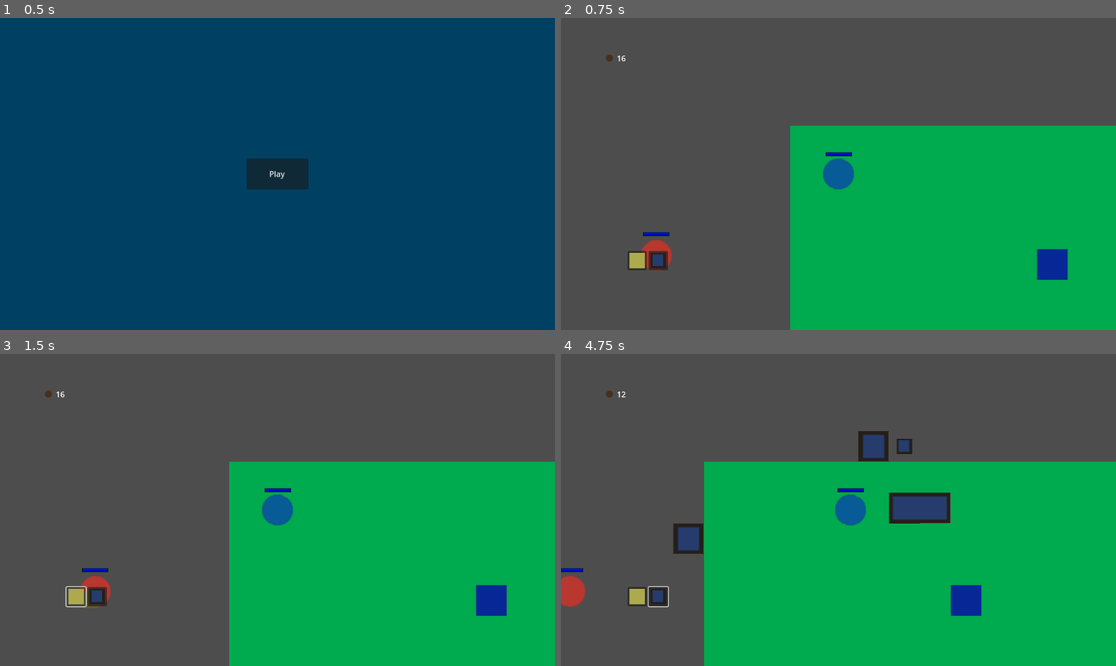
Above: before the commit, frames 1-4 (two rows, left to right).
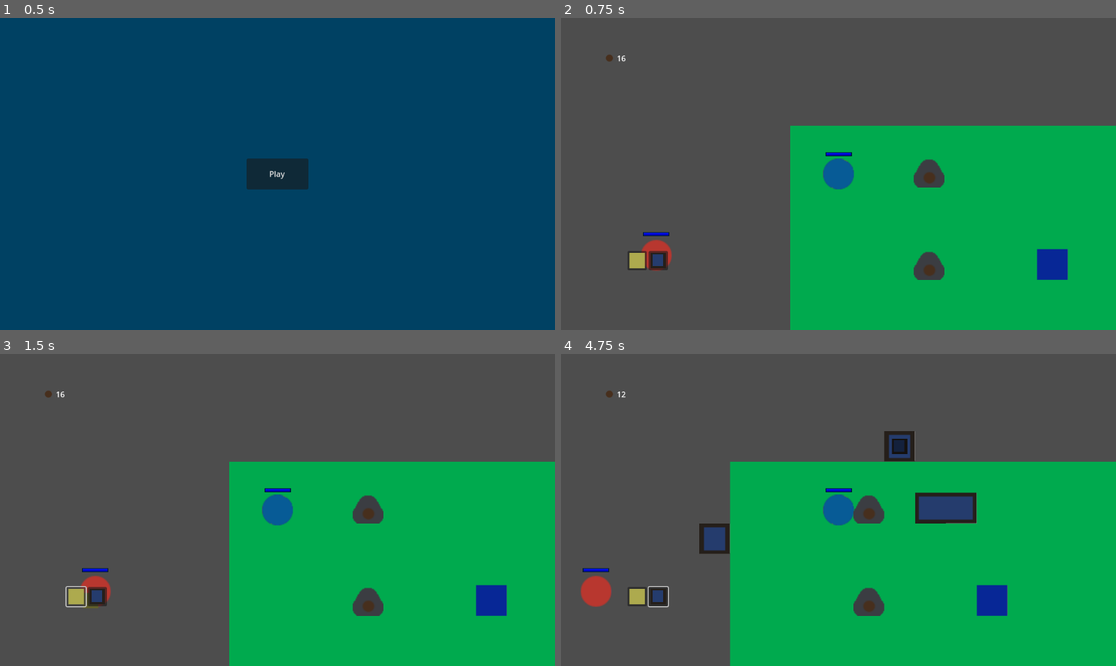
Above: after the commit, the same moments.

Repository: Schmo103/Euclid
Game: Godot game, scene res://menu/menu.tscn
The game is run twice, just before and just after one commit, with the same random seed, the same clock (stepped at 60 frames per second) and the same inputs.
Inputs (mouse positions are in pixels of both pictures, inside the frame that each line leads up to):
- Up to frame 1 (0.5 s): no input
- Up to frame 2 (0.75 s): click "Play" at 0.5 s
- Up to frame 3 (1.5 s): click (77, 597) at 1.25 s
- Up to frame 4 (4.75 s): click (660, 597) at 2 s; tap Enter at 2.75 s; move the mouse to (960, 494) at 2.77 s; press the mouse at (960, 494) at 2.78 s; hold D (player_right) 2.78-3.5 s; release the mouse at (960, 494) at 3.5 s; drag from (727, 525) to (960, 506) at 3.52 s; move the mouse to (894, 441) at 4.27 s; press the mouse at (894, 441) at 4.28 s; hold D (player_right) from 4.28 s (still down)

Frame 1 is identical in both runs. In frame 2, 0.8% of the frame differs, in the area x 63-70%, y 45-84%; in frame 3, 0.8%; in frame 4, 8.6%, in the area x 0-81%, y 24-100%.

Commit message:
Farms now use range

Diff:
--- a/Euclid/art/filler_tileset.tres
+++ b/Euclid/art/filler_tileset.tres
@@ -17,7 +17,7 @@
 0:0/0 = 0
 0:0/0/physics_layer_0/linear_velocity = Vector2(0, 0)
 0:0/0/physics_layer_0/angular_velocity = 0.0
-0:0/0/custom_data_0 = "filler"
+0:0/0/custom_data_0 = "wood"
 1:0/0 = 0
 1:0/0/physics_layer_0/linear_velocity = Vector2(0, 0)
 1:0/0/physics_layer_0/angular_velocity = 0.0
--- a/Euclid/building_system/build_manager.gd
+++ b/Euclid/building_system/build_manager.gd
@@ -126,6 +126,7 @@
 	if tower_to_be_built.use_custom_can_build:
 		build_icon.set_message(tower_to_be_built.custom_can_build_message)
 		return tower_to_be_built.can_build(bodies, pos_to_tile(build_icon.position))
+#		return tower_to_be_built.can_build(bodies, pos_to_tile(get_mouse_position())
 	else:
 		return bodies.size() == 0
 
--- a/Euclid/building_system/building_gui/commodity_display.tscn
+++ b/Euclid/building_system/building_gui/commodity_display.tscn
@@ -1,7 +1,7 @@
 [gd_scene load_steps=3 format=3 uid="uid://c8g86kwn61fu3"]
 
 [ext_resource type="Script" path="res://building_system/building_gui/commodity_display.gd" id="1_x5yaa"]
-[ext_resource type="Texture2D" uid="uid://cbwiro87ui3ce" path="res://art/filler_resource.png" id="2_rl5ub"]
+[ext_resource type="Texture2D" uid="uid://cbwiro87ui3ce" path="res://art/filler_commoditys/wood.png" id="2_rl5ub"]
 
 [node name="CommodityDisplay" type="HBoxContainer"]
 script = ExtResource("1_x5yaa")
--- a/Euclid/enemies/standard/standard_enemy.gd
+++ b/Euclid/enemies/standard/standard_enemy.gd
@@ -14,6 +14,8 @@
 	set_destination()
 
 
+func _process(_delta):
+	z_index = ((position - GameState.real_tile_size / 2).snapped(GameState.real_tile_size) / GameState.real_tile_size).y
 
 
 func _integrate_forces(s : PhysicsDirectBodyState2D) -> void:
--- a/Euclid/enemies/standard/standard_enemy.tscn
+++ b/Euclid/enemies/standard/standard_enemy.tscn
@@ -4,8 +4,9 @@
 [ext_resource type="Texture2D" uid="uid://cm6vuj2ilkpwa" path="res://art/filler_art_spritesheet.png" id="2_xduw2"]
 [ext_resource type="PackedScene" uid="uid://o4hvytrvebhl" path="res://player/health_display.tscn" id="3_yqmvh"]
 
-[sub_resource type="CircleShape2D" id="CircleShape2D_4mtmw"]
-radius = 31.0
+[sub_resource type="CapsuleShape2D" id="CapsuleShape2D_3xlfo"]
+radius = 20.0
+height = 62.0
 
 [node name="StandardEnemy" type="RigidBody2D" node_paths=PackedStringArray("health_display", "nav_agent")]
 collision_layer = 5
@@ -26,7 +27,9 @@
 frame = 5
 
 [node name="CollisionShape2D" type="CollisionShape2D" parent="."]
-shape = SubResource("CircleShape2D_4mtmw")
+position = Vector2(0, 12)
+rotation = 1.5708
+shape = SubResource("CapsuleShape2D_3xlfo")
 
 [node name="HealthDisplay" parent="." instance=ExtResource("3_yqmvh")]
 offset_left = -28.0
--- a/Euclid/game_state/game_state.gd
+++ b/Euclid/game_state/game_state.gd
@@ -1,5 +1,7 @@
 class_name GameStateData
 extends Node
+
+signal set_up_commodities
 
 #the commoditys in the game
 @export var commoditys : Array[Commodity]
--- a/Euclid/game_state/game_state.tscn
+++ b/Euclid/game_state/game_state.tscn
@@ -1,11 +1,11 @@
 [gd_scene load_steps=5 format=3 uid="uid://brk4bq6a2nepe"]
 
 [ext_resource type="Script" path="res://game_state/game_state.gd" id="1_nxrfd"]
-[ext_resource type="Resource" uid="uid://dqamfeee8l6uc" path="res://resources/commodity_resources/filler_resource.tres" id="2_m72g1"]
+[ext_resource type="Resource" uid="uid://diebxvj5e76cf" path="res://resources/commodity_resources/wood.tres" id="2_ueqtt"]
 [ext_resource type="Resource" uid="uid://dclus14rfvurj" path="res://resources/tower_resources/farm_tower_stats.tres" id="3_32cx0"]
 [ext_resource type="Resource" uid="uid://j1os3ev6vbmi" path="res://resources/tower_resources/wall.tres" id="4_xp82c"]
 
 [node name="GameState" type="Node"]
 script = ExtResource("1_nxrfd")
-commoditys = Array[Resource("res://resource_scripts/commodity.gd")]([ExtResource("2_m72g1")])
+commoditys = Array[Resource("res://resource_scripts/commodity.gd")]([ExtResource("2_ueqtt")])
 towers = Array[Resource("res://resource_scripts/tower_stats.gd")]([ExtResource("3_32cx0"), ExtResource("4_xp82c")])
--- a/Euclid/player/player.gd
+++ b/Euclid/player/player.gd
@@ -5,6 +5,9 @@
 var max_speed := 13000
 
 var lv : Vector2 = Vector2.ZERO
+
+func _process(_delta):
+	z_index = ((position - GameState.real_tile_size / 2).snapped(GameState.real_tile_size) / GameState.real_tile_size).y
 
 func _integrate_forces(s : PhysicsDirectBodyState2D):
 	var step = s.get_step()
--- a/Euclid/player/player.tscn
+++ b/Euclid/player/player.tscn
@@ -4,8 +4,9 @@
 [ext_resource type="Texture2D" uid="uid://cm6vuj2ilkpwa" path="res://art/filler_art_spritesheet.png" id="2_4uf64"]
 [ext_resource type="PackedScene" uid="uid://o4hvytrvebhl" path="res://player/health_display.tscn" id="3_cscvt"]
 
-[sub_resource type="CircleShape2D" id="CircleShape2D_lqa0a"]
-radius = 31.1448
+[sub_resource type="CapsuleShape2D" id="CapsuleShape2D_t6cpi"]
+radius = 20.0
+height = 62.0
 
 [node name="Player" type="RigidBody2D"]
 custom_integrator = true
@@ -22,7 +23,9 @@
 frame = 6
 
 [node name="CollisionShape2D" type="CollisionShape2D" parent="."]
-shape = SubResource("CircleShape2D_lqa0a")
+position = Vector2(0, 12)
+rotation = 1.5708
+shape = SubResource("CapsuleShape2D_t6cpi")
 
 [node name="Camera2D" type="Camera2D" parent="."]
 position_smoothing_enabled = true
--- a/Euclid/resource_scripts/wall_stats.gd
+++ b/Euclid/resource_scripts/wall_stats.gd
@@ -32,7 +32,7 @@
 			return false
 	for c in corners:
 		if !validate_diagonal(c):
-			custom_can_build_message = "Walls can't be built diagonally"
+			custom_can_build_message = "To build walls diagonally you must connect them with a corner"
 			return false
 	return true
 
--- a/Euclid/resources/commodity_resources/filler_resource.tres
+++ /dev/null
@@ -1,10 +0,0 @@
-[gd_resource type="Resource" script_class="Commodity" load_steps=3 format=3 uid="uid://dqamfeee8l6uc"]
-
-[ext_resource type="Texture2D" uid="uid://cbwiro87ui3ce" path="res://art/filler_resource.png" id="1_5swfy"]
-[ext_resource type="Script" path="res://resource_scripts/commodity.gd" id="2_fiwfo"]
-
-[resource]
-script = ExtResource("2_fiwfo")
-name = "filler"
-icon = ExtResource("1_5swfy")
-starting_amount = 16
--- /dev/null
+++ b/Euclid/resources/commodity_resources/wood.tres
@@ -0,0 +1,10 @@
+[gd_resource type="Resource" script_class="Commodity" load_steps=3 format=3 uid="uid://diebxvj5e76cf"]
+
+[ext_resource type="Script" path="res://resource_scripts/commodity.gd" id="1_ciljx"]
+[ext_resource type="Texture2D" uid="uid://cbwiro87ui3ce" path="res://art/filler_commoditys/wood.png" id="1_lylqw"]
+
+[resource]
+script = ExtResource("1_ciljx")
+name = "wood"
+icon = ExtResource("1_lylqw")
+starting_amount = 16
--- a/Euclid/resources/tower_resources/farm_tower_stats.tres
+++ b/Euclid/resources/tower_resources/farm_tower_stats.tres
@@ -9,8 +9,12 @@
 menu_icon = ExtResource("1_lo5ek")
 build_icon = ExtResource("1_lo5ek")
 price = {
-"filler": 4
+"wood": 4
 }
 type = 0
-source_id = 1
-alternative_tile_id = 0
+source_id = 0
+alternative_tile_id = 2
+auto_exit_build_mode = true
+can_replace_walls = false
+use_custom_can_build = false
+use_custom_build = false
--- a/Euclid/resources/tower_resources/wall.tres
+++ b/Euclid/resources/tower_resources/wall.tres
@@ -9,11 +9,12 @@
 menu_icon = ExtResource("1_3mucc")
 build_icon = ExtResource("1_3mucc")
 price = {
-"filler": 1
+"wood": 1
 }
 type = 0
-source_id = 1
-alternative_tile_id = 2
+source_id = 0
+alternative_tile_id = 3
 auto_exit_build_mode = false
-drag_building_enabled = true
+can_replace_walls = false
 use_custom_can_build = true
+use_custom_build = false
--- a/Euclid/towers/base_tower/base_tower.tscn
+++ b/Euclid/towers/base_tower/base_tower.tscn
@@ -4,7 +4,7 @@
 [ext_resource type="Texture2D" uid="uid://cm6vuj2ilkpwa" path="res://art/filler_art_spritesheet.png" id="2_d11jf"]
 
 [sub_resource type="RectangleShape2D" id="RectangleShape2D_wyx6t"]
-size = Vector2(32, 32)
+size = Vector2(32, 22)
 
 [node name="BaseTower" type="Node2D"]
 script = ExtResource("1_ufadr")
@@ -19,4 +19,5 @@
 collision_layer = 3
 
 [node name="CollisionShape2D" type="CollisionShape2D" parent="StaticBody2D"]
+position = Vector2(0, 5)
 shape = SubResource("RectangleShape2D_wyx6t")
--- /dev/null
+++ b/Euclid/towers/commodity_terrain/commodity_object.gd
@@ -0,0 +1,34 @@
+class_name CommodityObject
+extends Tower
+
+@export var commodity : Commodity
+
+#var first_frame := true
+
+func _ready() -> void:
+	super()
+#	GameState.set_up_commodities.connect(_on_world_ready)
+	add_to_group("commodity_object")
+	set_up_commodity()
+
+
+#func _process(delta):
+#	if first_frame:
+#		first_frame = false
+#		set_up_commodity()
+
+
+
+func _on_world_ready() -> void:
+	print("setting up commodity")
+#	set_up_commodity()
+
+
+func set_up_commodity() -> void:
+	GameState.front_tile_map.set_tile_commodity_data(tile_pos, self)
+#	print(str(GameState.front_tile_map))
+
+
+func _exit_tree() -> void:
+	super()
+	GameState.front_tile_map.set_tile_commodity_data(tile_pos)
--- /dev/null
+++ b/Euclid/towers/commodity_terrain/wood_object/wood_object.gd
@@ -0,0 +1,2 @@
+class_name WoodObject
+extends CommodityObject
--- /dev/null
+++ b/Euclid/towers/commodity_terrain/wood_object/wood_object.tscn
@@ -0,0 +1,21 @@
+[gd_scene load_steps=5 format=3 uid="uid://wl0jap5jixjj"]
+
+[ext_resource type="Script" path="res://towers/commodity_terrain/wood_object/wood_object.gd" id="1_hrgys"]
+[ext_resource type="Texture2D" uid="uid://bx350kepcynr8" path="res://art/filler_commoditys/wood_rock.png" id="1_yt3kr"]
+[ext_resource type="Resource" uid="uid://diebxvj5e76cf" path="res://resources/commodity_resources/wood.tres" id="2_338ii"]
+
+[sub_resource type="RectangleShape2D" id="RectangleShape2D_hc6wa"]
+size = Vector2(32, 19)
+
+[node name="WoodObject" type="StaticBody2D"]
+collision_layer = 3
+script = ExtResource("1_hrgys")
+commodity = ExtResource("2_338ii")
+type = 2
+
+[node name="Sprite2D" type="Sprite2D" parent="."]
+texture = ExtResource("1_yt3kr")
+
+[node name="CollisionShape2D" type="CollisionShape2D" parent="."]
+position = Vector2(0, 6.5)
+shape = SubResource("RectangleShape2D_hc6wa")
--- a/Euclid/towers/farm_tower/farm_tower.gd
+++ b/Euclid/towers/farm_tower/farm_tower.gd
@@ -1,28 +1,41 @@
 class_name FarmTower
 extends Tower
 
-#the commodity type this farm produces
-var commodity_type : String = ""
+#the list of commodities this farm produces
+var commodities : Array[String] = []
 #the amount this farm produces per cycle
 var production_rate := 1
-
-var cell_pos : Vector2i
+#the "radius" of the square that this farm produces commodities from
+#if the radius is 2, than this will result in a 5 by 5 square
+@export var produce_range_radius : int = 2
 
 
 func _ready() -> void:
 	#calls _ready function of parent class Tower
 	super()
-	#check back_tile_map for commodity type to produce
-	var cell_size = get_parent().tile_set.tile_size
-	cell_pos = Vector2i(position.x - (cell_size.x / 2), position.y - (cell_size.y / 2)) / cell_size
-	var c = GameState.back_tile_map.get_cell_tile_data(0, cell_pos)
-	if c != null:
-		var c_type = c.get_custom_data("commodity")
-		if c_type != null and c_type != "":
-			commodity_type = c_type
+	update_commodities()
 
 
 #produce resources
 func _on_farm_timer_timeout() -> void:
-	if commodity_type != null and commodity_type != "":
-		GameState.build_manager.add_commodities(commodity_type, production_rate)
+	for c in commodities:
+		GameState.build_manager.add_commodities(c, production_rate)
+
+
+#find commodities within range and add them to commodities array
+func update_commodities() -> void:
+	var start_tile = tile_pos - Vector2(produce_range_radius, produce_range_radius)
+	var tile = start_tile
+
+	var end_tile_x = tile.x + 2 * produce_range_radius + 1
+	while(tile.x < end_tile_x):
+
+		var end_tile_y = tile.y + 2 * produce_range_radius + 1
+		while(tile.y < end_tile_y):
+			var c : String = GameState.front_tile_map.get_tile_commodity_type(tile)
+			if c != "":
+				commodities.append(c)
+			tile.y += 1
+		tile.y = start_tile.y
+
+		tile.x += 1
--- a/Euclid/towers/farm_tower/farm_tower.tscn
+++ b/Euclid/towers/farm_tower/farm_tower.tscn
@@ -5,17 +5,11 @@
 [ext_resource type="Texture2D" uid="uid://cm6vuj2ilkpwa" path="res://art/filler_art_spritesheet.png" id="2_qk1ss"]
 
 [sub_resource type="RectangleShape2D" id="RectangleShape2D_retlc"]
-size = Vector2(32, 32)
+size = Vector2(32, 22)
 
 [node name="FarmTower" type="Node2D"]
 script = ExtResource("1_05r2u")
 tower_stats = ExtResource("2_4vnmy")
-
-[node name="StaticBody2D" type="StaticBody2D" parent="."]
-collision_layer = 3
-
-[node name="CollisionShape2D" type="CollisionShape2D" parent="StaticBody2D"]
-shape = SubResource("RectangleShape2D_retlc")
 
 [node name="Sprite2D" type="Sprite2D" parent="."]
 texture = ExtResource("2_qk1ss")
@@ -23,6 +17,13 @@
 vframes = 16
 frame = 2
 
+[node name="StaticBody2D" type="StaticBody2D" parent="."]
+collision_layer = 3
+
+[node name="CollisionShape2D" type="CollisionShape2D" parent="StaticBody2D"]
+position = Vector2(0, 5)
+shape = SubResource("RectangleShape2D_retlc")
+
 [node name="FarmTimer" type="Timer" parent="."]
 wait_time = 2.0
 autostart = true
--- a/Euclid/towers/tower.gd
+++ b/Euclid/towers/tower.gd
@@ -1,10 +1,10 @@
 class_name Tower
 extends Node2D
 
-enum tower_types {UTIL, DEFENSE}
+enum tower_types {UTIL, DEFENSE, TERRAIN}
 
 @export var tower_stats : TowerStats
-@export_enum("UTIL", "DEFENSE") var type : int = tower_types.UTIL
+@export_enum("UTIL", "DEFENSE", "TERRAIN") var type : int = tower_types.UTIL
 
 @export var health := 10:
 	set(h):
@@ -21,7 +21,8 @@
 	#make tile not navigatable
 	tile_pos = (global_position - GameState.real_tile_size / 2).snapped(GameState.real_tile_size) / GameState.real_tile_size
 	GameState.back_tile_map.set_tile_navigatable(tile_pos, false)
-	print(str(tile_pos))
+	@warning_ignore("narrowing_conversion")
+	z_index = tile_pos.y
 
 
 func _exit_tree():
--- a/Euclid/towers/wall/wall.tscn
+++ b/Euclid/towers/wall/wall.tscn
@@ -5,18 +5,19 @@
 [ext_resource type="Resource" uid="uid://j1os3ev6vbmi" path="res://resources/tower_resources/wall.tres" id="2_exu66"]
 
 [sub_resource type="RectangleShape2D" id="RectangleShape2D_b2xg0"]
-size = Vector2(32, 32)
+size = Vector2(32, 22)
 
 [node name="Wall" type="StaticBody2D" groups=["wall"]]
 collision_layer = 3
 script = ExtResource("1_1idnh")
 tower_stats = ExtResource("2_exu66")
 
-[node name="CollisionShape2D" type="CollisionShape2D" parent="."]
-shape = SubResource("RectangleShape2D_b2xg0")
-
 [node name="Sprite2D" type="Sprite2D" parent="."]
 texture = ExtResource("1_n86jt")
 hframes = 6
 vframes = 6
 frame = 7
+
+[node name="CollisionShape2D" type="CollisionShape2D" parent="."]
+position = Vector2(0, 5)
+shape = SubResource("RectangleShape2D_b2xg0")
--- a/Euclid/world/front_tile_map.gd
+++ b/Euclid/world/front_tile_map.gd
@@ -1,6 +1,24 @@
 extends TileMap
 
+var commodity_terrain : Dictionary
 
 # Called when the node enters the scene tree for the first time.
-func _ready():
+func _enter_tree():
 	GameState.front_tile_map = self
+
+
+#sets whether a tile position has a given commodity
+func set_tile_commodity_data(tile_pos : Vector2, commodity_object : Node = null) -> void:
+	if commodity_object == null:
+		if commodity_terrain.has(tile_pos):
+			commodity_terrain.erase(tile_pos)
+	else:
+		commodity_terrain[tile_pos] = commodity_object
+
+
+#returns a commodity type if tile_pos has a commodity
+func get_tile_commodity_type(tile_pos : Vector2) -> String:
+	if commodity_terrain.has(tile_pos):
+		return commodity_terrain[tile_pos].commodity.name
+	else:
+		return ""
--- /dev/null
+++ b/Euclid/world/front_tile_map_tile_set.tres
@@ -0,0 +1,23 @@
+[gd_resource type="TileSet" load_steps=7 format=3 uid="uid://3774p1f6mp38"]
+
+[ext_resource type="PackedScene" uid="uid://buehegmukws0f" path="res://towers/base_tower/base_tower.tscn" id="1_dqgys"]
+[ext_resource type="PackedScene" uid="uid://dq3c086d7rslo" path="res://towers/farm_tower/farm_tower.tscn" id="2_x0jvq"]
+[ext_resource type="PackedScene" uid="uid://b2kyy21bd4dep" path="res://towers/wall/wall.tscn" id="3_jpiky"]
+[ext_resource type="PackedScene" uid="uid://wl0jap5jixjj" path="res://towers/commodity_terrain/wood_object/wood_object.tscn" id="4_208b2"]
+
+[sub_resource type="TileSetScenesCollectionSource" id="TileSetScenesCollectionSource_wo2qw"]
+resource_name = "Towers"
+scenes/1/scene = ExtResource("1_dqgys")
+scenes/2/scene = ExtResource("2_x0jvq")
+scenes/3/scene = ExtResource("3_jpiky")
+
+[sub_resource type="TileSetScenesCollectionSource" id="TileSetScenesCollectionSource_3tjgs"]
+resource_name = "Commodity Objects"
+scenes/1/scene = ExtResource("4_208b2")
+
+[resource]
+tile_size = Vector2i(32, 32)
+physics_layer_0/collision_layer = 3
+navigation_layer_0/layers = 1
+sources/0 = SubResource("TileSetScenesCollectionSource_wo2qw")
+sources/1 = SubResource("TileSetScenesCollectionSource_3tjgs")
--- a/Euclid/world/world.gd
+++ b/Euclid/world/world.gd
@@ -3,5 +3,8 @@
 
 @export var home_tile_pos : Vector2
 
-func _enter_tree():
+func _enter_tree() -> void:
 	GameState.world = self
+
+func _ready() -> void:
+	GameState.set_up_commodities.emit()
--- a/Euclid/world/world.tscn
+++ b/Euclid/world/world.tscn
@@ -9,6 +9,7 @@
 [ext_resource type="Script" path="res://world/back_tile_map.gd" id="5_vpunx"]
 [ext_resource type="PackedScene" uid="uid://duuehqyuhrv7t" path="res://enemies/standard/standard_enemy.tscn" id="7_tfv0m"]
 [ext_resource type="Script" path="res://world/front_tile_map.gd" id="7_yor02"]
+[ext_resource type="TileSet" uid="uid://3774p1f6mp38" path="res://world/front_tile_map_tile_set.tres" id="8_4ifru"]
 
 [sub_resource type="RectangleShape2D" id="RectangleShape2D_eclf2"]
 size = Vector2(64, 64)
@@ -29,6 +30,7 @@
 build_icon = NodePath("../BuildIcon")
 
 [node name="BackTileMap" type="TileMap" parent="."]
+z_index = -4026
 scale = Vector2(2, 2)
 tile_set = ExtResource("1_eqabd")
 format = 2
@@ -54,13 +56,16 @@
 position = Vector2(-278, 269)
 
 [node name="FrontTileMap" type="TileMap" parent="."]
+z_as_relative = false
 scale = Vector2(2, 2)
-tile_set = ExtResource("1_eqabd")
+tile_set = ExtResource("8_4ifru")
 format = 2
-layer_0/tile_data = PackedInt32Array(262152, 1, 65536)
+layer_0/name = "Objects"
+layer_0/tile_data = PackedInt32Array(262152, 0, 65536, 65540, 1, 65536, 262148, 1, 65536)
 script = ExtResource("7_yor02")
 
 [node name="BuildIcon" type="Sprite2D" parent="."]
+z_index = 4026
 script = ExtResource("3_6n720")
 faded_modulate = Color(0.552941, 0.552941, 0.552941, 1)
 
@@ -77,8 +82,8 @@
 shape = SubResource("RectangleShape2D_py527")
 
 [node name="Message" type="Label" parent="BuildIcon"]
-offset_left = -39.0
-offset_top = -48.0
-offset_right = 4.0
-offset_bottom = -25.0
+offset_left = -241.0
+offset_top = -72.0
+offset_right = 241.0
+offset_bottom = -19.0
 horizontal_alignment = 1
Binary file added: Euclid/art/filler_commoditys/enriched_wood.png
Not shown, added: Euclid/art/filler_commoditys/enriched_wood.png.import
Binary file added: Euclid/art/filler_commoditys/enriched_wood_rock.png
Not shown, added: Euclid/art/filler_commoditys/enriched_wood_rock.png.import
Binary file added: Euclid/art/filler_commoditys/gem.png
Not shown, changed: Euclid/art/filler_commoditys/gem.png.import
Binary file added: Euclid/art/filler_commoditys/gem_rock..png
Not shown, added: Euclid/art/filler_commoditys/gem_rock..png.import
Binary file added: Euclid/art/filler_commoditys/gold.png
Not shown, added: Euclid/art/filler_commoditys/gold.png.import
Binary file added: Euclid/art/filler_commoditys/gold_rock.png
Not shown, added: Euclid/art/filler_commoditys/gold_rock.png.import
(and 23 more such lines)
